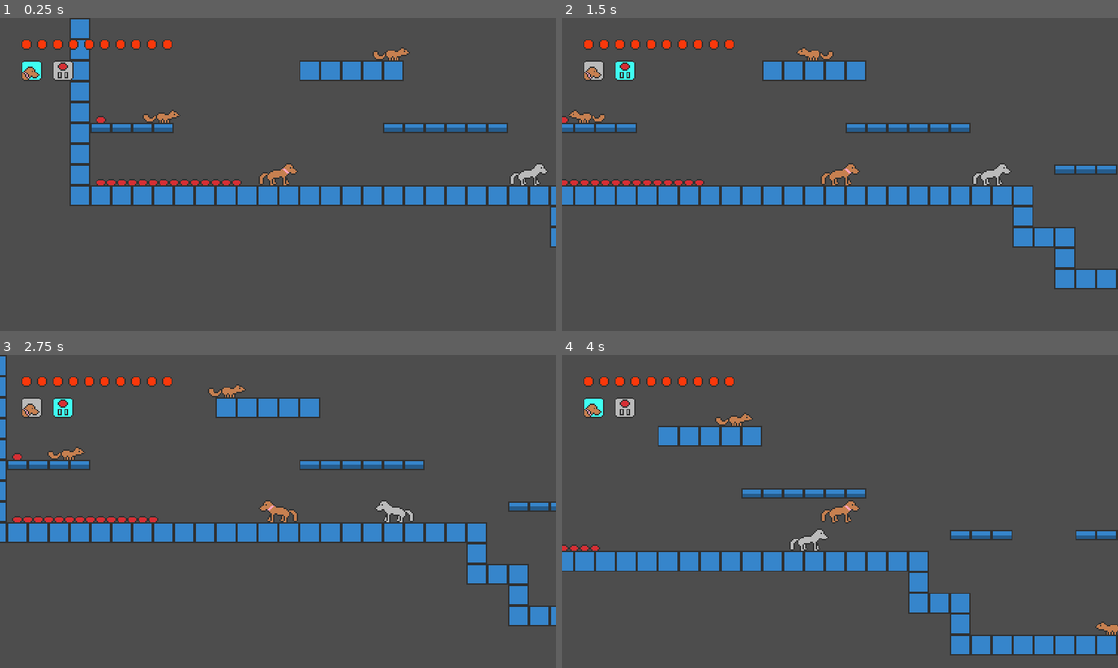
Above: before the commit, frames 1-4 (two rows, left to right).
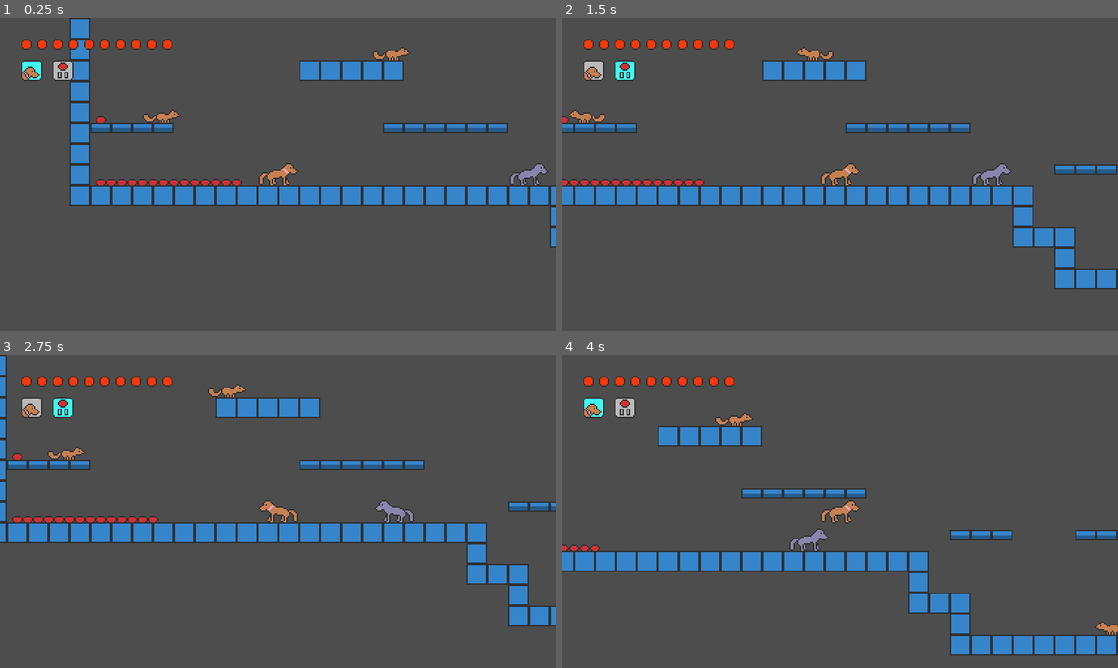
Above: after the commit, the same moments.

Repository: AmossGuy/The-Adventures-of-Gracie
Game: Godot game, scene res://levels/test_enemies.tscn
Two runs of this game, one before a commit and one after it. Both use one fixed random seed, a clock stepped at 60 frames per second and the inputs below. This scene is started directly instead of the project's main scene.
Inputs (mouse positions are in pixels of both pictures, inside the frame that each line leads up to):
- Up to frame 1 (0.25 s): no input
- Up to frame 2 (1.5 s): tap Enter at 0.5 s; move the mouse to (962, 158) at 0.52 s; hold Right (right) from 0.53 s (still down); tap X (attack) at 0.6 s; click (962, 158) at 0.67 s; tap Z (jump) at 0.77 s; move the mouse to (728, 190) at 1.27 s; tap Space (switch) at 1.35 s
- Up to frame 3 (2.75 s): tap Z (jump) at 1.52 s; move the mouse to (333, 442) at 2.02 s; release Right (right) at 2.03 s; hold Left (left) from 2.03 s (still down); tap X (attack) at 2.1 s
- Up to frame 4 (4 s): move the mouse to (812, 574) at 2.77 s; release Left (left) at 2.78 s; hold Right (right) from 2.78 s (still down); tap Space (switch) at 2.85 s; click (812, 574) at 2.92 s; tap Z (jump) at 3.02, 3.77 s; move the mouse to (1006, 558) at 3.52 s; tap X (attack) at 3.6 s

The runs differ from the first frame. In frame 1, 0.2% of the frame differs, in the area x 91-99%, y 46-54%; in frame 2, 0.2%; in frame 3, 0.2%, in the area x 67-75%, y 46-54%; in frame 4, 0.2%.

Commit message:
use palette swapping for dog enemy

Diff:
--- a/misc/dog_sprite.gd
+++ b/misc/dog_sprite.gd
@@ -3,6 +3,9 @@
 @export var enemy: bool = false
 
 func _ready() -> void:
+	if enemy:
+		$Sprite2D.material.set_shader_parameter("palette", randi_range(0, 3))
+
 	$AnimationPlayer.play("stand")
 
 func _on_animation_player_animation_finished(anim_name: StringName) -> void:
--- a/objects/e_dog.tscn
+++ b/objects/e_dog.tscn
@@ -1,9 +1,11 @@
-[gd_scene load_steps=12 format=3 uid="uid://d7mggav0wkdy"]
+[gd_scene load_steps=15 format=3 uid="uid://d7mggav0wkdy"]
 
 [ext_resource type="Script" path="res://objects/e_dog.gd" id="1_fsw3y"]
 [ext_resource type="Script" path="res://misc/dog_sprite.gd" id="1_nx50q"]
 [ext_resource type="Texture2D" uid="uid://co4mdrlfyihiy" path="res://sprites/edog.webp" id="2_yumnw"]
 [ext_resource type="Texture2D" uid="uid://clp1lls5betvq" path="res://sprites/edog_bite.png" id="3_n6uly"]
+[ext_resource type="Shader" path="res://sprites/paletteswap.gdshader" id="5_1vhr5"]
+[ext_resource type="Texture2D" uid="uid://koa17js1aag1" path="res://sprites/edog_palettes.webp" id="6_ylars"]
 
 [sub_resource type="Animation" id="Animation_v6rjp"]
 length = 0.001
@@ -283,6 +285,12 @@
 "stand": SubResource("Animation_7hxwc")
 }
 
+[sub_resource type="ShaderMaterial" id="ShaderMaterial_sq42r"]
+resource_local_to_scene = true
+shader = ExtResource("5_1vhr5")
+shader_parameter/palette = 0
+shader_parameter/palettes = ExtResource("6_ylars")
+
 [sub_resource type="RectangleShape2D" id="1"]
 size = Vector2(24, 14)
 
@@ -306,6 +314,7 @@
 }
 
 [node name="Sprite2D" type="Sprite2D" parent="sprite"]
+material = SubResource("ShaderMaterial_sq42r")
 position = Vector2(0, 1)
 texture = ExtResource("2_yumnw")
 centered = false
--- /dev/null
+++ b/sprites/paletteswap.gdshader
@@ -0,0 +1,11 @@
+shader_type canvas_item;
+
+uniform sampler2D palettes : filter_nearest;
+uniform int palette;
+
+void fragment() {
+	vec4 orig = texture(TEXTURE, UV);
+	float palette_v = float(palette) / float(textureSize(palettes, 0).y);
+	COLOR = texture(palettes, vec2(orig.r, palette_v));
+	COLOR.a = orig.a;
+}
Binary file changed: sprites/edog.webp
Binary file changed: sprites/edog_bite.png
Binary file added: sprites/edog_palettes.webp
Not shown, added: sprites/edog_palettes.webp.import
